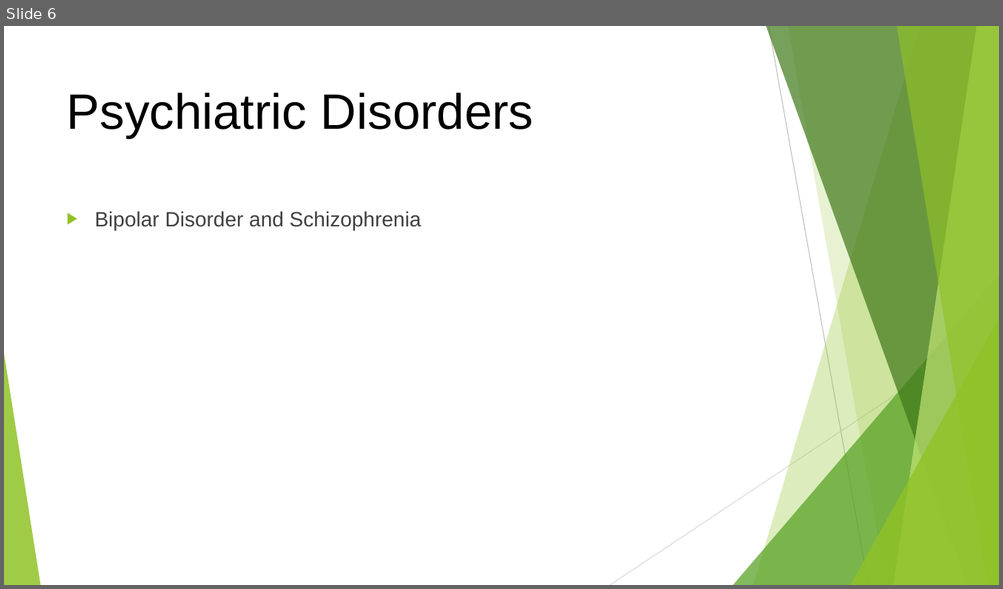
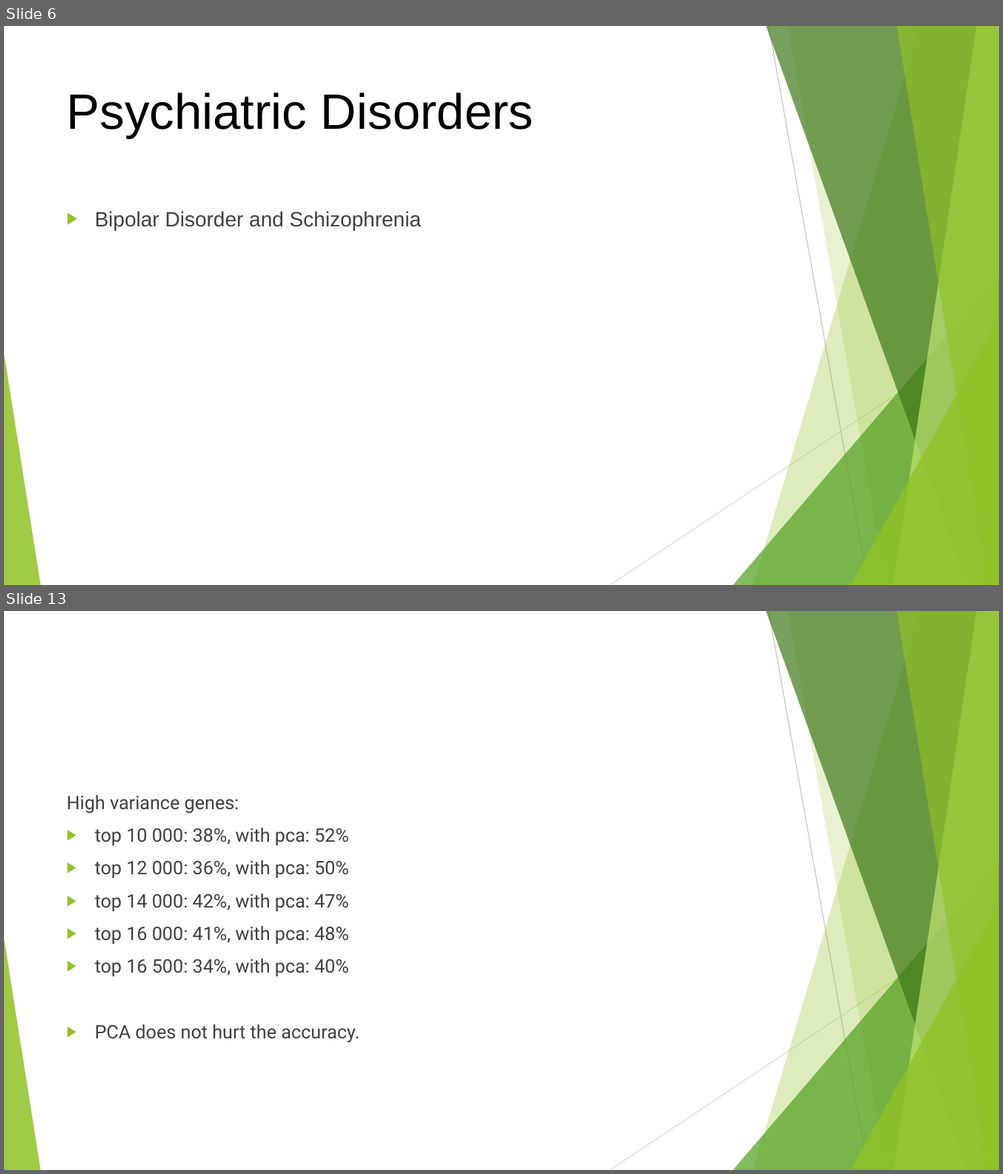
Before and after one commit to danyi1998/FYP, a slide deck: others/FYP Topic Presentation.pptx. Shown one above the other, each under a label of ours: slide 6 before the commit, slides 6 and 13 after it; the slides between them are not shown. The pictures are 1003x589 and 1003x1174 pixels, drawn with LibreOffice and Linux fonts; fonts in the diff are those of the drawing. Boxes give left, top, right and bottom in pixels: in the first picture for what was removed or moved away, otherwise in the second. Text is boxed around its words. In the diff, an @@ line names an element or a change of style, - is before the commit and + after.

```diff
--- a/others/FYP Topic Presentation.pptx
+++ b/others/FYP Topic Presentation.pptx
@@ slide 13 added at (4, 611, 999, 1170), background #FFFFFF; not listed: 10 template elements that a slide beside it also shows @@
@@ text added at (67, 795, 359, 1043), 18 pt, text #404040 @@
+High variance genes:
+▶ top 10 000: 38%, with pca: 52%
+▶ top 12 000: 36%, with pca: 50%
+▶ top 14 000: 42%, with pca: 47%
+▶ top 16 000: 41%, with pca: 48%
+▶ top 16 500: 34%, with pca: 40%
+▶ PCA does not hurt the accuracy.
```
Also in this commit, not shown: 18 other slides added.
